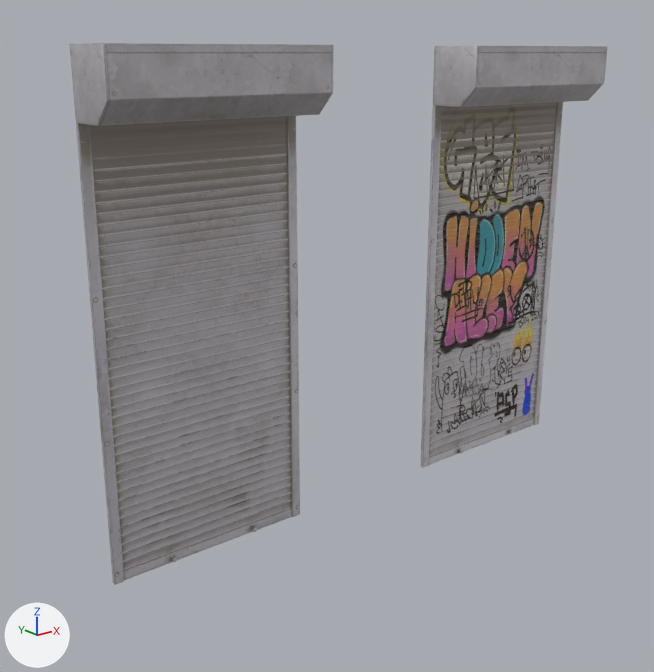
An edit to the glTF model public/cidade/modelos/rollershutter_door.glb, drawn before and after from the same camera.
One viewpoint serves both versions: a camera (50 mm lens) standing at (-2.08, -3.52, 2.37) and looking at (0.75, 0.01, 0.96). Arrows for +X, +Y and +Z are at lower left; the lights stay in place. The picture after the commit comes second. Where no turn or scale is listed for an object, it has been applied to the vertices. Vertices at exactly the same position are counted once.

Objects in the first picture: 'rollershutter_door', 'rollershutter_door_graffiti'.
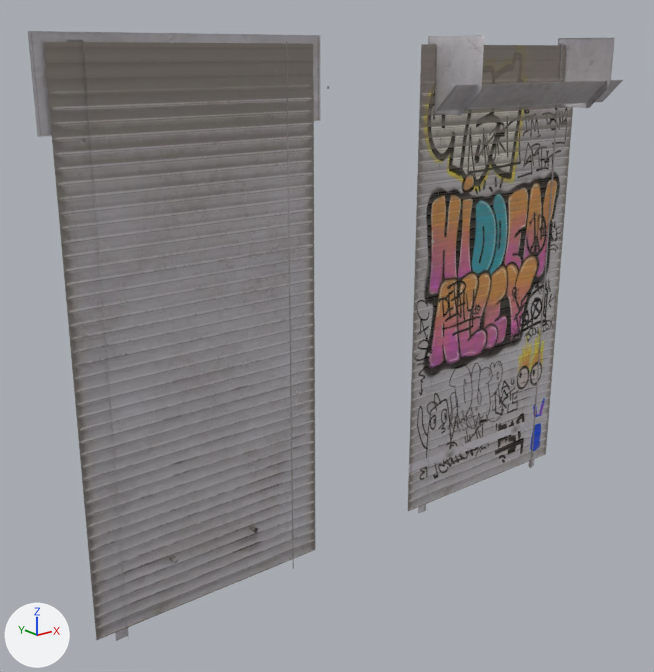
Where the newer file only moved an object's origin or applied its transform, the numbers keep the older frame.

Edits to the bpy script that builds the scene:
```text
Change me_plane_010:
    used by ob_rollershutter_door; location = (0.0, -0.149, 1.2)
    remove me_plane_010.from_pydata(...)  # 404 vertices, 552 faces; spans x -0.54..0.54, y -0.15..0.15, z -1.2..1.2
    add me_plane_010.from_pydata(...)  # 196 vertices, 174 faces; spans x -0.7..0.7, y -0.15..0.15, z -1.51..1.24
    me_plane_010 part 1: the loose piece of 44 vertices spanning x -0.5..0.5, y 0.13..0.15, z -1.2..0.9 is rebuilt with 16 vertices and now spans x -0.65..0.65, y 0.14, z -1.46..1.21
    me_plane_010 part 2
    155 vertices are removed from x -0.54..0.54, y -0.15..0.15, z -1.2..1.2
    316 faces are deleted
    9 vertices move from x -0.53..0.52, y 0.13..0.14, z -1.18..0.83 to x -0.54..0.52, y 0.1..0.14, z -1.18..0.83
    73 vertices are added at x -0.7..0.7, y -0.15..0.15, z -1.51..1.24
    21 new vertices lie (0.0, -0.04, 0.0) away from vertices in x -0.25..0.25, y 0.14, z -1.18..-1.16
    6 new vertices lie (0.0, 0.0, 2.73) away from vertices in x -0.55..0.49, y 0.13..0.15, z -1.51
    148 new faces join them
    other edits to the shape of me_plane_010 do not show in these pictures
Change me_plane_002:
    used by ob_rollershutter_door_graffiti; location = (2.0, -0.149, 1.2)
    remove me_plane_002.from_pydata(...)  # 404 vertices, 552 faces; spans x -0.54..0.54, y -0.15..0.15, z -1.2..1.2
    add me_plane_002.from_pydata(...)  # 259 vertices, 216 faces; spans x -0.7..0.7, y -0.19..0.2, z -1.51..1.25
    me_plane_002 part 3: the loose piece of 44 vertices spanning x -0.5..0.5, y 0.13..0.15, z -1.2..0.9 is rebuilt with 16 vertices and now spans x -0.65..0.65, y 0.14, z -1.46..1.21
    me_plane_002 part 4
    139 vertices are removed from x -0.54..0.54, y -0.15..0.15, z -1.2..1.2
    318 faces are deleted
    6 vertices move within x -0.53..0.53, y -0.15..0.13, z -0.5..1.02
    116 vertices are added at x -0.7..0.7, y -0.19..0.2, z -1.2..1.25
    14 new vertices lie (0.0, 0.0, -2.72) away from vertices in x -0.55..0.55, y 0.13..0.15, z 1.21
    168 new faces join them
    other edits to the shape of me_plane_002 do not show in these pictures
```

Boxes (x1, y1, x2, y2) around the edits, measured in the pictures (654 x 672 px):
'rollershutter_door', reshaped (15% wider, 13% taller): before (70, 43, 333, 585); after (28, 31, 330, 641)
'rollershutter_door_graffiti', reshaped (16% wider, 13% taller): before (421, 46, 607, 468); after (408, 35, 623, 514)
part 1 of me_plane_010, rebuilt (34% wider, 29% taller): before (90, 116, 292, 580); after (43, 42, 315, 640)
part 2 of me_plane_010, cut back: before (70, 43, 333, 585); after (28, 31, 329, 641)
part 3 of me_plane_002, rebuilt (29% wider, 29% taller): before (429, 102, 557, 465); after (408, 44, 573, 511)
part 4 of me_plane_002, reshaped: before (421, 46, 607, 468); after (409, 35, 623, 514)
